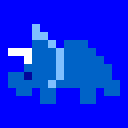
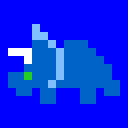
Two versions of the same layered image (128x128). Layer-by-layer changes:
painted on "Background" over (24, 72, 32, 80)
